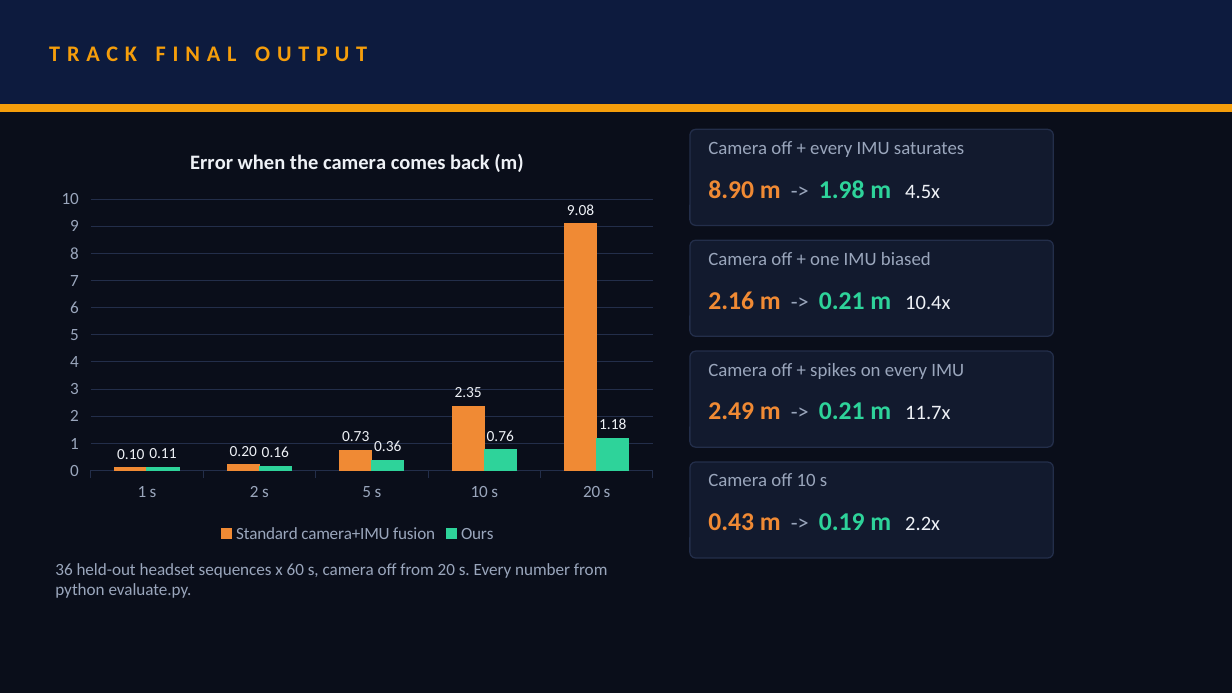
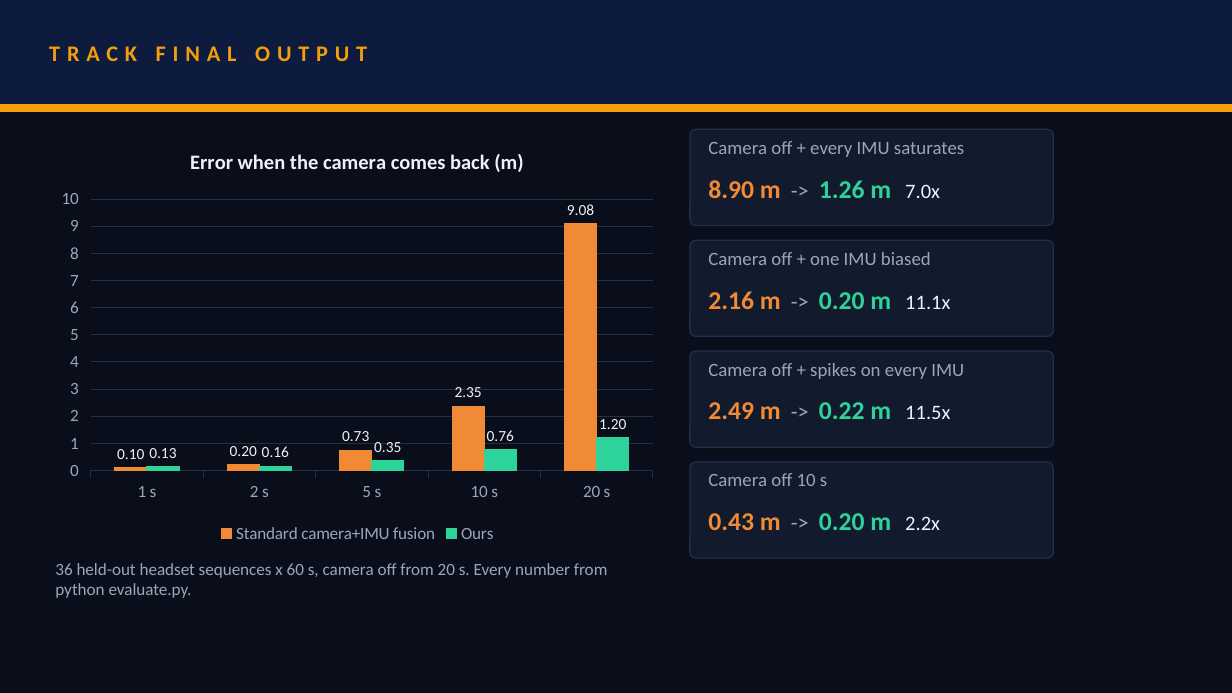
Before and after one commit to rehaanajani/pathfinder-xr, a slide deck: slide 5 of deck/PathFinder_SRMIST_CaliforniaBurrito.pptx. Drawn at 1232x693 pixels with LibreOffice and Linux fonts; fonts in the diff are those of the drawing. Boxes give left, top, right and bottom in pixels: in the first picture for what was removed or moved away, otherwise in the second. Text is boxed around its words. In the diff, an @@ line names an element or a change of style, - is before the commit and + after.

```diff
--- a/deck/PathFinder_SRMIST_CaliforniaBurrito.pptx
+++ b/deck/PathFinder_SRMIST_CaliforniaBurrito.pptx
@@ column chart at [49,129,665,548] @@
@@ Ours, 1 s: 0.11 to 0.13 @@
@@ Ours, 5 s: 0.36 to 0.35 @@
@@ Ours, 20 s: 1.18 to 1.2 @@
@@ text at [708,180,940,198]: text changed @@
-8.90 m -> 1.98 m 4.5x
+8.90 m -> 1.26 m 7.0x
@@ text at [708,291,950,309]: text changed @@
-2.16 m -> 0.21 m 10.4x
+2.16 m -> 0.20 m 11.1x
@@ text at [708,402,950,419]: text changed @@
-2.49 m -> 0.21 m 11.7x
+2.49 m -> 0.22 m 11.5x
@@ text at [708,513,940,530]: text changed @@
-0.43 m -> 0.19 m 2.2x
+0.43 m -> 0.20 m 2.2x
```
Also in this commit, not shown: 3 other slides changed.
